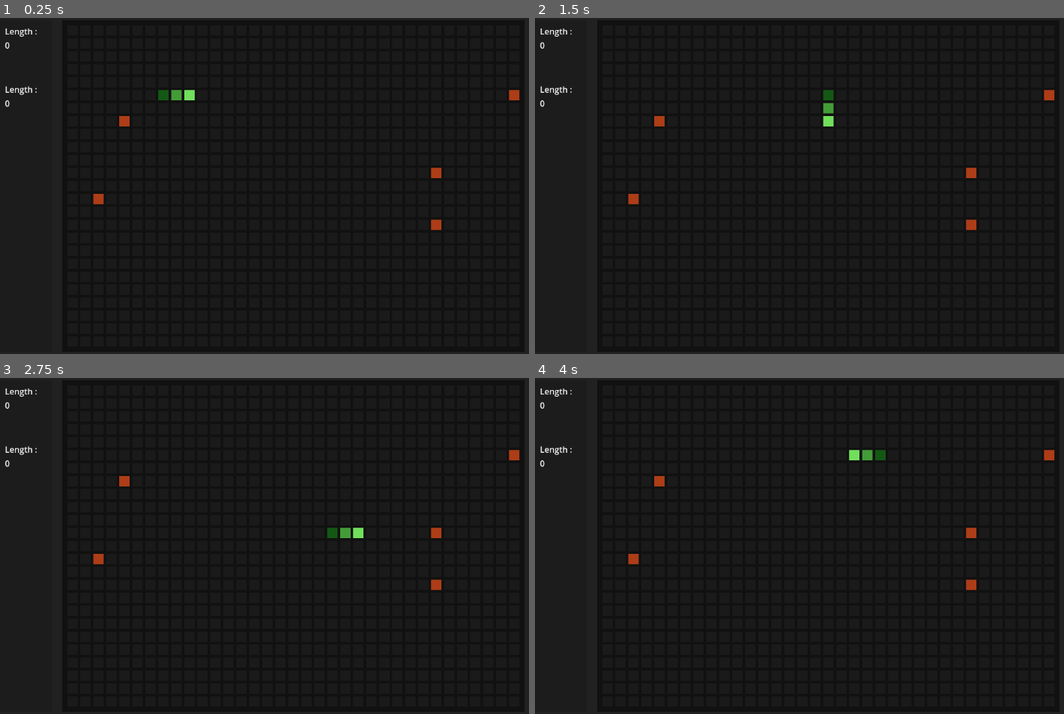
Above: before the commit, frames 1-4 (two rows, left to right).
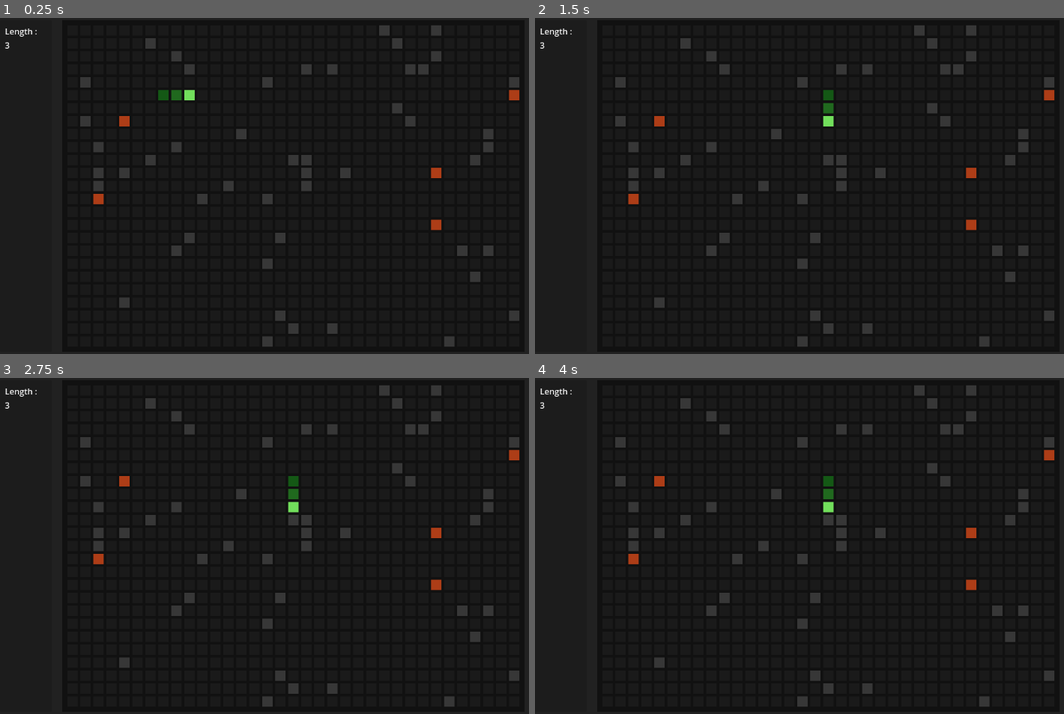
Above: after the commit, the same moments.

Repository: emecdelam/multiplayer_snake
Game: Godot game, scene res://scenes/main_game.tscn
Same seed, same stepped clock (60 frames per second), same inputs: the game is played once before the commit and once after it.
Inputs:
- Up to frame 1 (0.25 s): no input
- Up to frame 2 (1.5 s): hold Right (move_right) 0.53-1.28 s; hold Down (move_down) from 1.28 s (still down)
- Up to frame 3 (2.75 s): release Down (move_down) at 2.03 s; hold Right (move_right) from 2.03 s (still down)
- Up to frame 4 (4 s): release Right (move_right) at 2.78 s; hold Up (move_up) 2.78-3.53 s; hold Left (move_left) from 3.53 s (still down)

The runs differ from the first frame. In frame 1, 2.9% of the frame differs, in the area x 0-99%, y 2-98%; in frame 2, 2.9%; in frame 3, 3.2%; in frame 4, 3.3%.

Commit message:
working game with cubic steep changes

Diff:
--- a/scenes/cell.tscn
+++ b/scenes/cell.tscn
@@ -6,5 +6,5 @@
 custom_minimum_size = Vector2(2, 2)
 offset_right = 40.0
 offset_bottom = 40.0
-color = Color(0.101961, 0.101961, 0.101961, 1)
+color = Color(0.215686, 0.215686, 0.215686, 1)
 script = ExtResource("1_ged2e")
--- a/scenes/main_game.tscn
+++ b/scenes/main_game.tscn
@@ -81,6 +81,7 @@
 text = "0"
 
 [node name="MarginContainer2" type="MarginContainer" parent="Panel/MarginContainer/HBoxContainer/VBoxContainer/Panel/VSplitContainer"]
+visible = false
 custom_minimum_size = Vector2(50, 100)
 layout_mode = 2
 size_flags_vertical = 0
--- a/scripts/main_game.gd
+++ b/scripts/main_game.gd
@@ -63,6 +63,7 @@
 	map.cell = cell
 	map.create_map(get_parent(), self)
 	map.generate_fruits(number_fruits)
+	map.generate_walls(50)
 
 
 ## Creates the players
--- a/scripts/map.gd
+++ b/scripts/map.gd
@@ -73,18 +73,20 @@
 		change_cell_color(pos, param.fruit_cell_color)
 		return true
 	return false
+
+
 ## Checks if at {pos} there is a wall or a border
 func check_player_collision(pos: Vector2) -> bool:
+	if pos.x < 0 or pos.x >= number_cell_x:
+		return true
+	elif pos.y < 0 or pos.y >= number_cell_y:
+		return true
 	var cell_color = get_cell(pos).color
 	if cell_color == param.fruit_cell_color:
 		return false
 	if cell_color == param.wall_cell_color:
 		return true
 	if cell_color != param.empty_cell_color:
-		return true
-	elif pos.x < 0 or pos.x >= number_cell_x:
-		return true
-	elif pos.y < 0 or pos.y >= number_cell_y:
 		return true
 	return false
 
--- a/scripts/parameters.gd
+++ b/scripts/parameters.gd
@@ -7,5 +7,5 @@
 
 var number_of_players = len(player_colors)
 var empty_cell_color = Color("#1a1a1a")
-var wall_cell_color = Color("#141414")
+var wall_cell_color = Color("#373737")
 var fruit_cell_color = Color("#AD3D17")
--- a/scripts/player.gd
+++ b/scripts/player.gd
@@ -33,13 +33,14 @@
 	for coor in coordinates:
 		body.append(coor)
 		map.add_player_pos(coor, self)
+	update_score()
 	if len(body) < 2:
 		print("[WARNING] less than two points are used to place the snake originally")
-	else:
-		direction = match_vector_direction(body[-1] - body[-2])
-		new_direction = direction
-		if direction == Direction.NULL :
-			print("[WARNING] direction is NULL, the head is not direclty adjacent to the segment before")
+		return
+	direction = match_vector_direction(body[-1] - body[-2])
+	new_direction = direction
+	if direction == Direction.NULL :
+		print("[WARNING] direction is NULL, the head is not direclty adjacent to the segment before")
 
 
 
@@ -134,7 +135,11 @@
 	var gradient_colors = []
 	for i in range(steps):
 		var t = float(i) / float(steps - 1)
-		var lerp_color = color_a.lerp(color_b, t)
+		var lerp_color = color_a.lerp(color_b, steep_change_ease(t, 3))
 		gradient_colors.append(lerp_color)
 
 	return gradient_colors
+
+## Eases the changes
+func steep_change_ease(t: float, power: float) -> float:
+	return pow(t, power)
